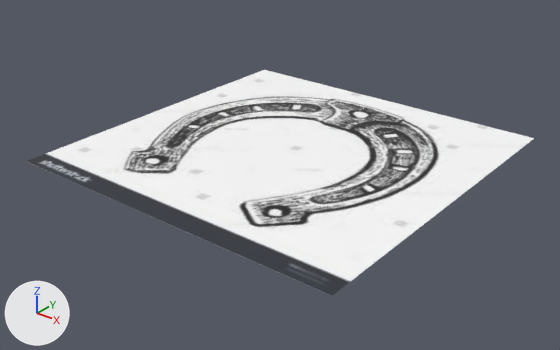
The Blender file Models/Misc/Horseshoe_Brian.blend, before and after one commit.
Camera for both pictures: a camera (50 mm lens) standing at (2.38, -3.1, 1.75) and looking at (0.0, -0.13, -0.09). Arrows for +X, +Y and +Z are at lower left; the lights stay in place.
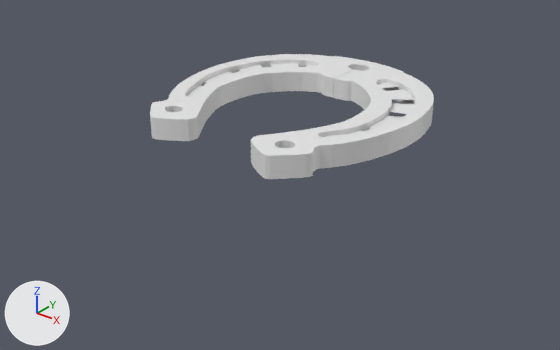
Commit message: Started work on horseshoe model - Brian

Diff of the bpy script that builds the scene:
```diff
--- a/Models/Misc/Horseshoe_Brian.blend.py
+++ b/Models/Misc/Horseshoe_Brian.blend.py
@@ me_plane @@
 # used by ob_plane; location = (-0.038, -0.002, 0.008)
-me_plane.from_pydata(...)  # 67 vertices, 1 face, 62 loose edges; spans x -1.0..1.0, y -1.0..1.0, z 0.0..0.21
-me_plane.materials.append(mat_horseshoe_brian_jpeg)  # picture img_horseshoe_brian_jpeg
+me_plane.from_pydata(...)  # 508 vertices, 559 faces; spans x 0.0..0.68, y -0.69..0.76, z 0.21..0.33
+# me_plane part 1: the loose piece of 4 vertices spanning x -1.0..1.0, y -1.0..1.0, z 0.0 is deleted
+# me_plane part 2: 20 vertices removed from x -0.62..-0.02, y 0.45..0.76, z 0.21; 465 vertices added at x 0.0..0.68, y -0.69..0.76, z 0.21..0.33
@@ ob_plane @@
 ob_plane = bpy.data.objects.new('Plane', me_plane)
-ob_plane.location = (-0.038, -0.002, 0.008)
+ob_plane.location = (0.0, 0.0, 0.0)
+_m = ob_plane.modifiers.new('Mirror', 'MIRROR')
```

Where the change shows, as pixel boxes (x1, y1, x2, y2) in the pictures (560 x 350 px):
'Plane', reshaped, moved, modifiers changed (44% narrower, 44% shorter): before (26, 70, 534, 296); after (150, 54, 434, 179)
part 1 of me_plane, deleted: before (26, 70, 534, 296)
part 2 of me_plane, built on: after (150, 54, 434, 179)
